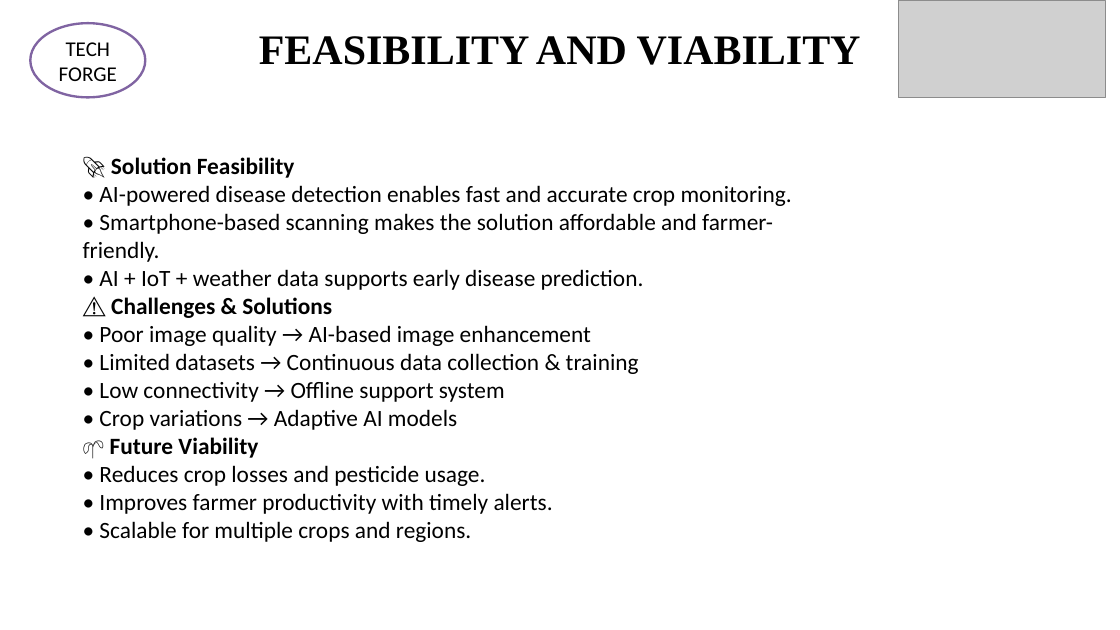
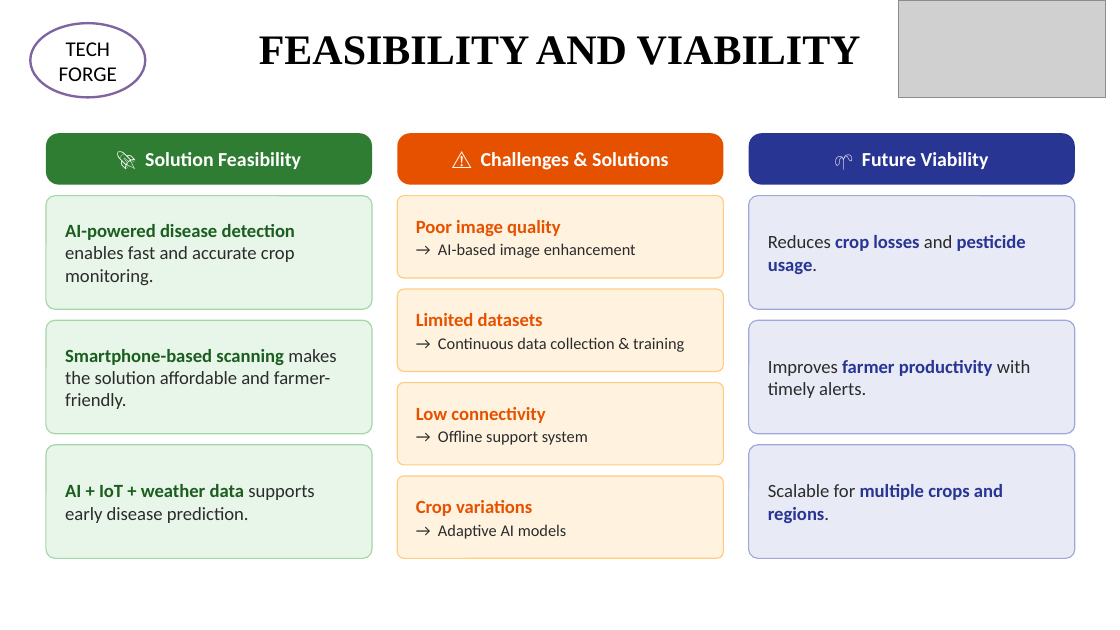
Before and after one commit to sivaprasantham6/SIH26-A0H-T052, a slide deck: slide 4 of share/SIH2026-A0H-T-052-SIH26131_Presentation.pptx. Drawn at 1120x630 pixels with LibreOffice and Linux fonts; fonts in the diff are those of the drawing; grey boxes stand for pictures. Boxes give left, top, right and bottom in pixels: in the first picture for what was removed or moved away, otherwise in the second. Text is boxed around its words. In the diff, an @@ line names an element or a change of style, - is before the commit and + after.

```diff
--- a/share/SIH2026-A0H-T-052-SIH26131_Presentation.pptx
+++ b/share/SIH2026-A0H-T-052-SIH26131_Presentation.pptx
@@ rounded rectangle added at [46,134,372,185], fill #2E7D32, 17 pt, text #FFFFFF, bold @@
+🚀 Solution Feasibility
@@ rounded rectangle added at [397,134,723,185], fill #E65100, 17 pt, text #FFFFFF, bold @@
+⚠️ Challenges & Solutions
@@ rounded rectangle added at [749,134,1075,185], fill #283593, 17 pt, text #FFFFFF, bold @@
+🌱 Future Viability
@@ text removed at [83,157,792,542] @@
-🚀 Solution Feasibility
-• AI-powered disease detection enables fast and accurate crop monitoring.
-• Smartphone-based scanning makes the solution affordable and farmer-friendly.
-• AI + IoT + weather data supports early disease prediction.
-⚠️ Challenges & Solutions
-• Poor image quality → AI-based image enhancement
-• Limited datasets → Continuous data collection & training
-• Low connectivity → Offline support system
-• Crop variations → Adaptive AI models
-🌱 Future Viability
-• Reduces crop losses and pesticide usage.
-• Improves farmer productivity with timely alerts.
-• Scalable for multiple crops and regions.
@@ rounded rectangle added at [46,196,372,309], fill #E8F5E9, outline #A5D6A7 1 pt, 16 pt, text #2B2B2B @@
+AI-powered disease detection enables fast and accurate crop monitoring.
@@ rounded rectangle added at [397,196,723,278], fill #FFF3E0, outline #FFCC80 1 pt, 14 pt, text #2B2B2B @@
+Poor image quality
+→ AI-based image enhancement
@@ rounded rectangle added at [749,196,1075,309], fill #E8EAF6, outline #9FA8DA 1 pt, 16 pt, text #283593, bold @@
+Reduces crop losses and pesticide usage.
@@ rounded rectangle added at [397,289,723,371], fill #FFF3E0, outline #FFCC80 1 pt, 14 pt, text #2B2B2B @@
+Limited datasets
+→ Continuous data collection & training
@@ rounded rectangle added at [46,320,372,434], fill #E8F5E9, outline #A5D6A7 1 pt, 16 pt, text #2B2B2B @@
+Smartphone-based scanning makes the solution affordable and farmer-friendly.
@@ rounded rectangle added at [749,320,1075,434], fill #E8EAF6, outline #9FA8DA 1 pt, 16 pt, text #2B2B2B @@
+Improves farmer productivity with timely alerts.
@@ rounded rectangle added at [397,382,723,465], fill #FFF3E0, outline #FFCC80 1 pt, 14 pt, text #2B2B2B @@
+Low connectivity
+→ Offline support system
@@ rounded rectangle added at [46,445,372,559], fill #E8F5E9, outline #A5D6A7 1 pt, 16 pt, text #2B2B2B @@
+AI + IoT + weather data supports early disease prediction.
@@ rounded rectangle added at [749,445,1075,559], fill #E8EAF6, outline #9FA8DA 1 pt, 16 pt, text #283593, bold @@
+Scalable for multiple crops and regions.
@@ rounded rectangle added at [397,476,723,559], fill #FFF3E0, outline #FFCC80 1 pt, 14 pt, text #2B2B2B @@
+Crop variations
+→ Adaptive AI models
```
Also in this commit, not shown: 2 other slides changed, 1 slide added, 1 slide removed.
